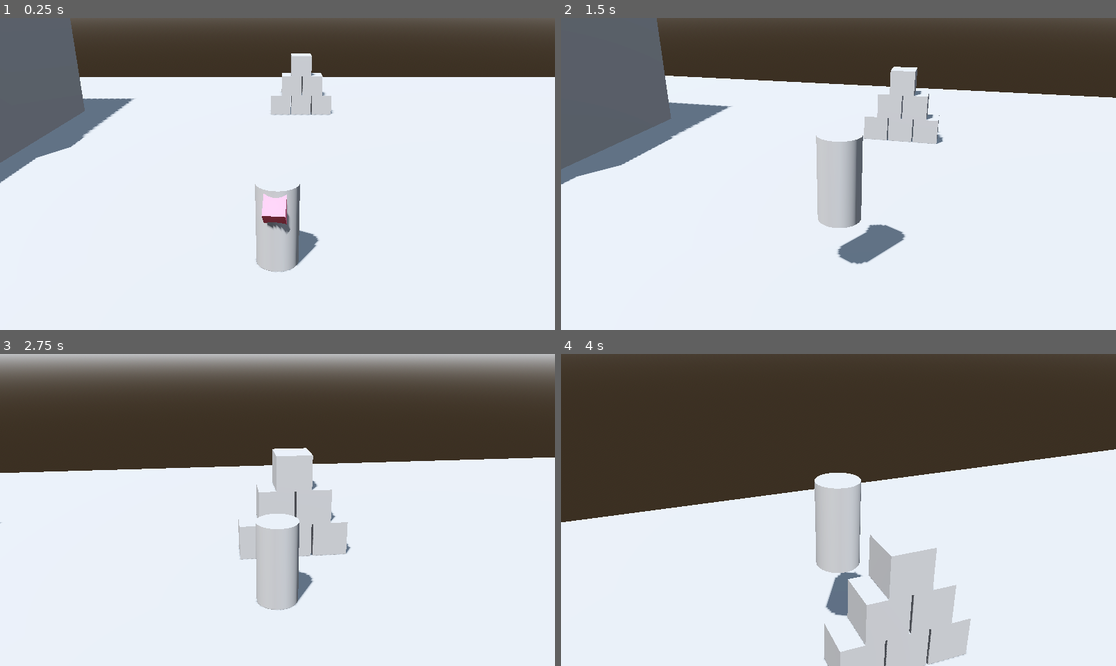
Above: before the commit, frames 1-4 (two rows, left to right).
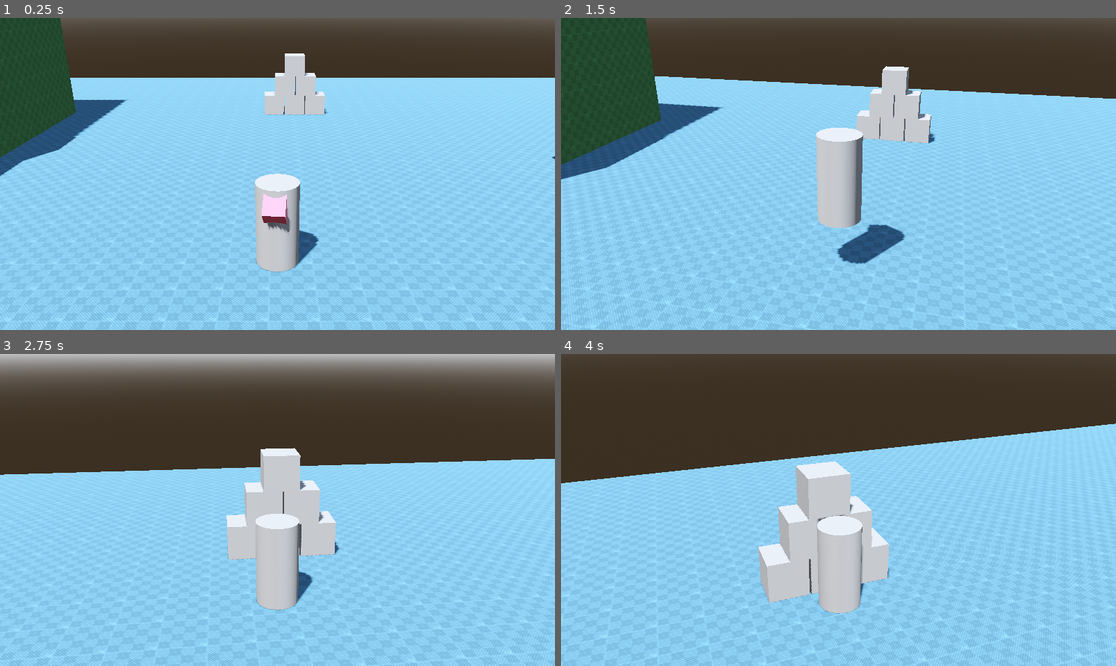
Above: after the commit, the same moments.

Repository: gdquest-demos/godot-4-3d-third-person-controller
Game: Godot game, scene res://Playground.tscn
The game is run twice, just before and just after one commit, with the same random seed, the same clock (stepped at 60 frames per second) and the same inputs.
Inputs (mouse positions are in pixels of both pictures, inside the frame that each line leads up to):
- Up to frame 1 (0.25 s): no input
- Up to frame 2 (1.5 s): move the mouse to (866, 174) at 0.52 s; hold W (move_up) from 0.53 s (still down); tap Space (action_jump) at 0.77 s; move the mouse to (810, 174) at 1.27 s
- Up to frame 3 (2.75 s): keep holding W (move_up); tap Space (action_jump) at 1.52 s; move the mouse to (288, 503) at 2.02 s
- Up to frame 4 (4 s): keep holding W (move_up); move the mouse to (832, 516) at 2.77 s; tap Space (action_jump) at 3.02, 3.77 s; move the mouse to (877, 513) at 3.52 s

The runs differ from the first frame. In frame 1, 81% of the frame differs, in the area x 0-100%, y 0-100%; in frame 2, 78%; in frame 3, 60%; in frame 4, 66%.

Commit message:
Add gridbox texture

Diff:
--- a/Playground.tscn
+++ b/Playground.tscn
@@ -1,5 +1,6 @@
-[gd_scene load_steps=7 format=3 uid="uid://b06a7l7l7m33t"]
+[gd_scene load_steps=10 format=3 uid="uid://b06a7l7l7m33t"]
 
+[ext_resource type="Texture2D" uid="uid://boexk81is8yhq" path="res://gridbox_texture.png" id="1_dxgkr"]
 [ext_resource type="PackedScene" uid="uid://clntgyqau4tta" path="res://Player.tscn" id="1_stlen"]
 
 [sub_resource type="ProceduralSkyMaterial" id="ProceduralSkyMaterial_v8uq4"]
@@ -15,6 +16,16 @@
 tonemap_mode = 2
 glow_enabled = true
 
+[sub_resource type="StandardMaterial3D" id="StandardMaterial3D_8eocf"]
+albedo_color = Color(0.501961, 0.792157, 0.980392, 1)
+albedo_texture = ExtResource("1_dxgkr")
+uv1_triplanar = true
+
+[sub_resource type="StandardMaterial3D" id="StandardMaterial3D_e7o2h"]
+albedo_color = Color(0.482353, 0.854902, 0.513726, 1)
+albedo_texture = ExtResource("1_dxgkr")
+uv1_triplanar = true
+
 [sub_resource type="BoxShape3D" id="BoxShape3D_rxelo"]
 
 [sub_resource type="BoxMesh" id="BoxMesh_bexdp"]
@@ -28,30 +39,35 @@
 transform = Transform3D(-0.866025, -0.433013, 0.25, 0, 0.5, 0.866025, -0.5, 0.75, -0.433013, 0, 0, 0)
 shadow_enabled = true
 
-[node name="CsgCombiner3d" type="CSGCombiner3D" parent="."]
+[node name="CSGFloor" type="CSGCombiner3D" parent="."]
+material_override = SubResource("StandardMaterial3D_8eocf")
 use_collision = true
 
-[node name="CsgBox3d" type="CSGBox3D" parent="CsgCombiner3d"]
+[node name="CsgBox3d" type="CSGBox3D" parent="CSGFloor"]
 size = Vector3(50, 1, 50)
 
-[node name="CsgBox3d2" type="CSGBox3D" parent="CsgCombiner3d"]
+[node name="CSGPlatforms" type="CSGCombiner3D" parent="."]
+material_override = SubResource("StandardMaterial3D_e7o2h")
+use_collision = true
+
+[node name="CsgBox3d2" type="CSGBox3D" parent="CSGPlatforms"]
 transform = Transform3D(1, 0, 0, 0, 1, 0, 0, 0, 1, 13.5052, 0, -7.98003)
 size = Vector3(5.98156, 4.57458, 9.39486)
 
-[node name="CsgBox3d3" type="CSGBox3D" parent="CsgCombiner3d"]
+[node name="CsgBox3d3" type="CSGBox3D" parent="CSGPlatforms"]
 transform = Transform3D(1, 0, 0, 0, 1, 0, 0, 0, 1, 13.5052, 0, 0.433207)
 size = Vector3(5.98156, 8.85843, 9.39486)
 
-[node name="CsgBox3d4" type="CSGBox3D" parent="CsgCombiner3d"]
+[node name="CsgBox3d4" type="CSGBox3D" parent="CSGPlatforms"]
 transform = Transform3D(1, 0, 0, 0, 1, 0, 0, 0, 1, 13.5052, 0, 9.80336)
 size = Vector3(5.98156, 14.084, 9.39486)
 
-[node name="CsgCylinder3d" type="CSGCylinder3D" parent="CsgCombiner3d"]
+[node name="CsgCylinder3d" type="CSGCylinder3D" parent="CSGPlatforms"]
 transform = Transform3D(1, 0, 0, 0, -0.0142763, 0.999898, 0, -0.999898, -0.0142763, -13.4598, 1.81669, 0)
 radius = 3.08347
 height = 13.6062
 
-[node name="CsgCylinder3d2" type="CSGCylinder3D" parent="CsgCombiner3d/CsgCylinder3d"]
+[node name="CsgCylinder3d2" type="CSGCylinder3D" parent="CSGPlatforms/CsgCylinder3d"]
 transform = Transform3D(1, 0, 0, 0, 1, -9.31323e-10, 0, 9.31323e-10, 1, 0, 0, 0)
 operation = 2
 radius = 2.74026
@@ -60,7 +76,7 @@
 [node name="CharacterBody3d" parent="." instance=ExtResource("1_stlen")]
 
 [node name="RigidBody3d" type="RigidBody3D" parent="."]
-transform = Transform3D(1, 0, 0, 0, 1, 0, 0, 0, 1, 0, 1.09707, 14.1489)
+transform = Transform3D(1, 0, 0, 0, 1, 0, 0, 0, 1, 0, 1.01478, 14.505)
 
 [node name="CollisionShape3d" type="CollisionShape3D" parent="RigidBody3d"]
 shape = SubResource("BoxShape3D_rxelo")
@@ -69,7 +85,7 @@
 mesh = SubResource("BoxMesh_bexdp")
 
 [node name="RigidBody3d2" type="RigidBody3D" parent="."]
-transform = Transform3D(1, 0, 0, 0, 1, 0, 0, 0, 1, -1.05008, 1.09707, 14.1489)
+transform = Transform3D(1, 0, 0, 0, 1, 0, 0, 0, 1, -1.05008, 1.01478, 14.505)
 
 [node name="CollisionShape3d" type="CollisionShape3D" parent="RigidBody3d2"]
 shape = SubResource("BoxShape3D_rxelo")
@@ -78,7 +94,7 @@
 mesh = SubResource("BoxMesh_bexdp")
 
 [node name="RigidBody3d3" type="RigidBody3D" parent="."]
-transform = Transform3D(1, 0, 0, 0, 1, 0, 0, 0, 1, -2.10499, 1.09707, 14.1489)
+transform = Transform3D(1, 0, 0, 0, 1, 0, 0, 0, 1, -2.10499, 1.01478, 14.505)
 
 [node name="CollisionShape3d" type="CollisionShape3D" parent="RigidBody3d3"]
 shape = SubResource("BoxShape3D_rxelo")
@@ -87,7 +103,7 @@
 mesh = SubResource("BoxMesh_bexdp")
 
 [node name="RigidBody3d4" type="RigidBody3D" parent="."]
-transform = Transform3D(1, 0, 0, 0, 1, 0, 0, 0, 1, -1.60868, 2.15161, 14.1489)
+transform = Transform3D(1, 0, 0, 0, 1, 0, 0, 0, 1, -1.60868, 2.06932, 14.505)
 
 [node name="CollisionShape3d" type="CollisionShape3D" parent="RigidBody3d4"]
 shape = SubResource("BoxShape3D_rxelo")
@@ -96,7 +112,7 @@
 mesh = SubResource("BoxMesh_bexdp")
 
 [node name="RigidBody3d5" type="RigidBody3D" parent="."]
-transform = Transform3D(1, 0, 0, 0, 1, 0, 0, 0, 1, -0.554403, 2.15161, 14.1489)
+transform = Transform3D(1, 0, 0, 0, 1, 0, 0, 0, 1, -0.554403, 2.06932, 14.505)
 
 [node name="CollisionShape3d" type="CollisionShape3D" parent="RigidBody3d5"]
 shape = SubResource("BoxShape3D_rxelo")
@@ -105,7 +121,7 @@
 mesh = SubResource("BoxMesh_bexdp")
 
 [node name="RigidBody3d6" type="RigidBody3D" parent="."]
-transform = Transform3D(1, 0, 0, 0, 1, 0, 0, 0, 1, -1.03998, 3.21418, 14.1489)
+transform = Transform3D(1, 0, 0, 0, 1, 0, 0, 0, 1, -1.03998, 3.13189, 14.505)
 
 [node name="CollisionShape3d" type="CollisionShape3D" parent="RigidBody3d6"]
 shape = SubResource("BoxShape3D_rxelo")
Binary file added: gridbox_texture.png
Not shown, added: gridbox_texture.png.import
